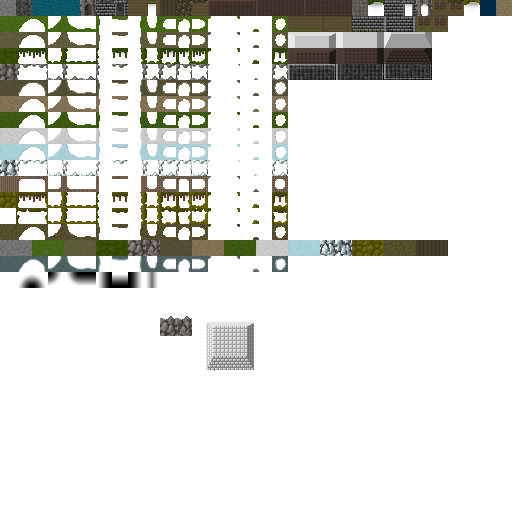
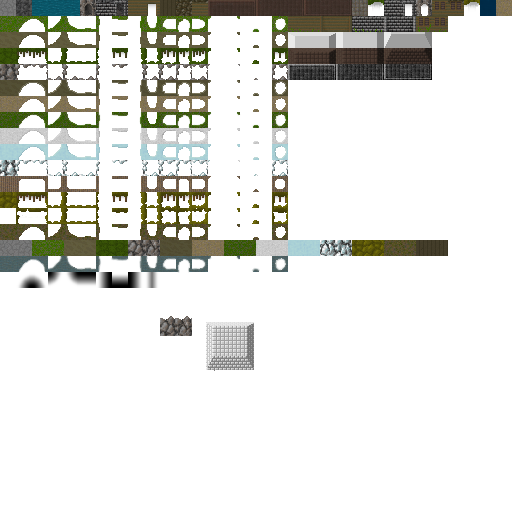
Revision of a layered (512, 512) image; what changed, layer by layer:
painted on "foreground" over [17, 16, 287, 128]
